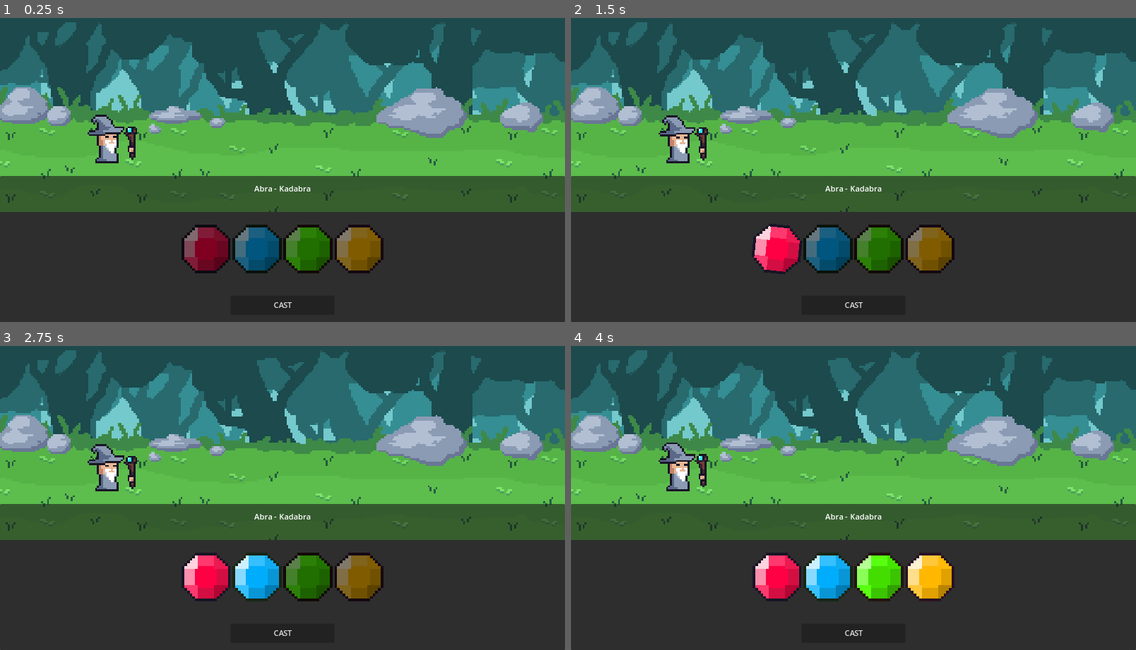
Above: before the commit, frames 1-4 (two rows, left to right).
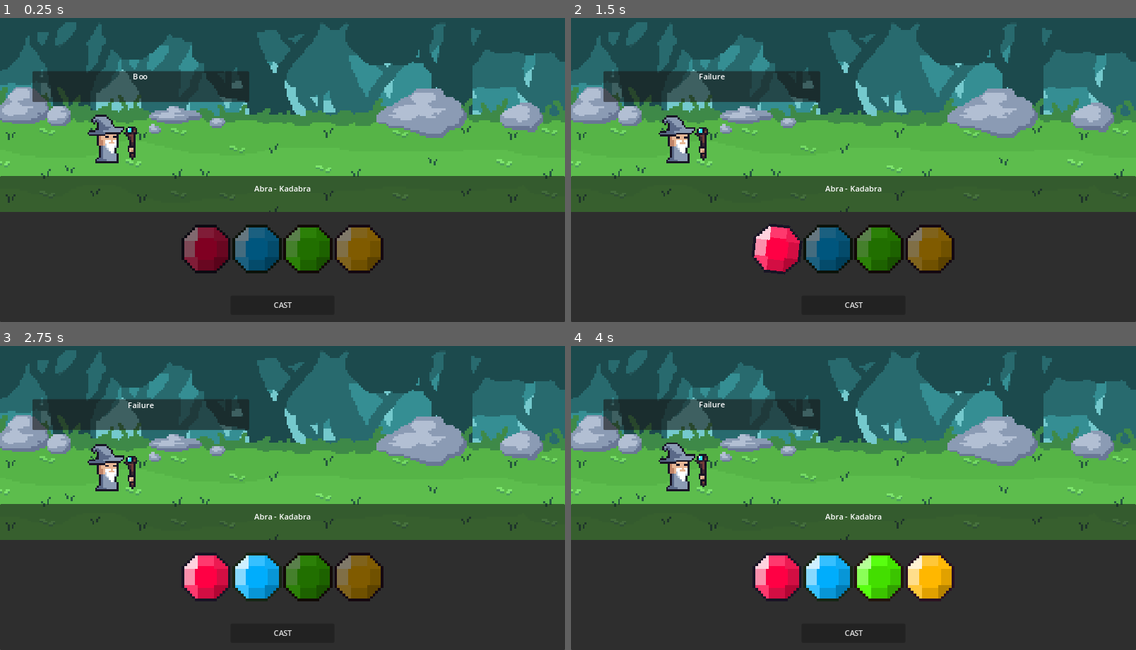
Above: after the commit, the same moments.

Repository: scorpion2000/PirateGameJam-2025
Game: Godot game, scene res://Main/spell_test.tscn
Two runs of this game, one before a commit and one after it. Both use one fixed random seed, a clock stepped at 60 frames per second and the inputs below. The project has no main scene, so this scene is started directly.
Inputs (mouse positions are in pixels of both pictures, inside the frame that each line leads up to):
- Up to frame 1 (0.25 s): no input
- Up to frame 2 (1.5 s): click "CAST" at 0.5 s; click (774, 249) at 1.25 s
- Up to frame 3 (2.75 s): click (254, 577) at 2 s
- Up to frame 4 (4 s): click (881, 577) at 2.75 s; click (932, 577) at 3.5 s

The runs differ from the first frame. In frame 1, 3.9% of the frame differs, in the area x 5-45%, y 17-28%; in frame 2, 3.9%; in frame 3, 3.9%; in frame 4, 3.9%.

Commit message:
Casting spells

Diff:
--- a/Entities/Wizard/wizard.tscn
+++ b/Entities/Wizard/wizard.tscn
@@ -118,85 +118,20 @@
 "values": [0.0]
 }
 
-[sub_resource type="Animation" id="Animation_bu675"]
-resource_name = "spell_start"
-length = 0.7
-tracks/0/type = "value"
-tracks/0/imported = false
-tracks/0/enabled = true
-tracks/0/path = NodePath("Wand:rotation")
-tracks/0/interp = 2
-tracks/0/loop_wrap = true
-tracks/0/keys = {
-"times": PackedFloat32Array(0, 0.166667, 0.7),
-"transitions": PackedFloat32Array(1, 1, 1),
-"update": 0,
-"values": [0.0, 0.0, 0.82694]
-}
-tracks/1/type = "value"
-tracks/1/imported = false
-tracks/1/enabled = true
-tracks/1/path = NodePath("Wand:position")
-tracks/1/interp = 2
-tracks/1/loop_wrap = true
-tracks/1/keys = {
-"times": PackedFloat32Array(0, 0.166667, 0.466667),
-"transitions": PackedFloat32Array(1, 1, 1),
-"update": 0,
-"values": [Vector2(13, -7), Vector2(13, -10), Vector2(15, -7)]
-}
-tracks/2/type = "value"
-tracks/2/imported = false
-tracks/2/enabled = true
-tracks/2/path = NodePath("Body:scale")
-tracks/2/interp = 2
-tracks/2/loop_wrap = true
-tracks/2/keys = {
-"times": PackedFloat32Array(0, 0.166667, 0.7),
-"transitions": PackedFloat32Array(1, 1, 1),
-"update": 0,
-"values": [Vector2(1.05, 0.95), Vector2(0.95, 1.05), Vector2(1, 1)]
-}
-tracks/3/type = "value"
-tracks/3/imported = false
-tracks/3/enabled = true
-tracks/3/path = NodePath("Body:position")
-tracks/3/interp = 1
-tracks/3/loop_wrap = true
-tracks/3/keys = {
-"times": PackedFloat32Array(0.166667),
-"transitions": PackedFloat32Array(1),
-"update": 0,
-"values": [Vector2(0, 0)]
-}
-tracks/4/type = "value"
-tracks/4/imported = false
-tracks/4/enabled = true
-tracks/4/path = NodePath("Body:rotation")
-tracks/4/interp = 1
-tracks/4/loop_wrap = true
-tracks/4/keys = {
-"times": PackedFloat32Array(0.166667),
-"transitions": PackedFloat32Array(1),
-"update": 0,
-"values": [0.0]
-}
-
-[sub_resource type="Animation" id="Animation_co1dw"]
+[sub_resource type="Animation" id="Animation_i6y6l"]
 resource_name = "spell_start"
 length = 2.0
-loop_mode = 1
 tracks/0/type = "value"
 tracks/0/imported = false
 tracks/0/enabled = true
 tracks/0/path = NodePath("Wand:rotation")
-tracks/0/interp = 2
-tracks/0/loop_wrap = true
-tracks/0/keys = {
-"times": PackedFloat32Array(0),
-"transitions": PackedFloat32Array(1),
-"update": 0,
-"values": [0.82694]
+tracks/0/interp = 1
+tracks/0/loop_wrap = true
+tracks/0/keys = {
+"times": PackedFloat32Array(0, 0.2, 2),
+"transitions": PackedFloat32Array(0.5, 0.5, 1),
+"update": 0,
+"values": [0.82694, -0.436332, 0.0]
 }
 tracks/1/type = "value"
 tracks/1/imported = false
@@ -205,10 +140,10 @@
 tracks/1/interp = 2
 tracks/1/loop_wrap = true
 tracks/1/keys = {
-"times": PackedFloat32Array(0, 1, 2),
-"transitions": PackedFloat32Array(1, 1, 1),
-"update": 0,
-"values": [Vector2(15, -7), Vector2(15, -6.5), Vector2(15, -7)]
+"times": PackedFloat32Array(0, 0.2, 1, 2),
+"transitions": PackedFloat32Array(1, 1, 1, 1),
+"update": 0,
+"values": [Vector2(15, -7), Vector2(15, -9), Vector2(15, -6.5), Vector2(13, -7)]
 }
 tracks/2/type = "value"
 tracks/2/imported = false
@@ -246,21 +181,98 @@
 "update": 0,
 "values": []
 }
-
-[sub_resource type="Animation" id="Animation_i6y6l"]
+tracks/5/type = "value"
+tracks/5/imported = false
+tracks/5/enabled = true
+tracks/5/path = NodePath("Body:skew")
+tracks/5/interp = 2
+tracks/5/loop_wrap = true
+tracks/5/keys = {
+"times": PackedFloat32Array(0, 0.2, 2),
+"transitions": PackedFloat32Array(1, 1, 1),
+"update": 0,
+"values": [0.0, -0.0349066, 0.0]
+}
+
+[sub_resource type="Animation" id="Animation_bu675"]
+resource_name = "spell_start"
+length = 0.7
+tracks/0/type = "value"
+tracks/0/imported = false
+tracks/0/enabled = true
+tracks/0/path = NodePath("Wand:rotation")
+tracks/0/interp = 2
+tracks/0/loop_wrap = true
+tracks/0/keys = {
+"times": PackedFloat32Array(0, 0.166667, 0.7),
+"transitions": PackedFloat32Array(1, 1, 1),
+"update": 0,
+"values": [0.0, 0.0, 0.82694]
+}
+tracks/1/type = "value"
+tracks/1/imported = false
+tracks/1/enabled = true
+tracks/1/path = NodePath("Wand:position")
+tracks/1/interp = 2
+tracks/1/loop_wrap = true
+tracks/1/keys = {
+"times": PackedFloat32Array(0, 0.166667, 0.466667),
+"transitions": PackedFloat32Array(1, 1, 1),
+"update": 0,
+"values": [Vector2(13, -7), Vector2(13, -10), Vector2(15, -7)]
+}
+tracks/2/type = "value"
+tracks/2/imported = false
+tracks/2/enabled = true
+tracks/2/path = NodePath("Body:scale")
+tracks/2/interp = 2
+tracks/2/loop_wrap = true
+tracks/2/keys = {
+"times": PackedFloat32Array(0, 0.166667, 0.7),
+"transitions": PackedFloat32Array(1, 1, 1),
+"update": 0,
+"values": [Vector2(1.05, 0.95), Vector2(0.95, 1.05), Vector2(1, 1)]
+}
+tracks/3/type = "value"
+tracks/3/imported = false
+tracks/3/enabled = true
+tracks/3/path = NodePath("Body:position")
+tracks/3/interp = 1
+tracks/3/loop_wrap = true
+tracks/3/keys = {
+"times": PackedFloat32Array(0.166667),
+"transitions": PackedFloat32Array(1),
+"update": 0,
+"values": [Vector2(0, 0)]
+}
+tracks/4/type = "value"
+tracks/4/imported = false
+tracks/4/enabled = true
+tracks/4/path = NodePath("Body:rotation")
+tracks/4/interp = 1
+tracks/4/loop_wrap = true
+tracks/4/keys = {
+"times": PackedFloat32Array(0.166667),
+"transitions": PackedFloat32Array(1),
+"update": 0,
+"values": [0.0]
+}
+
+[sub_resource type="Animation" id="Animation_co1dw"]
 resource_name = "spell_start"
 length = 2.0
+loop_mode = 1
 tracks/0/type = "value"
 tracks/0/imported = false
 tracks/0/enabled = true
 tracks/0/path = NodePath("Wand:rotation")
-tracks/0/interp = 1
-tracks/0/loop_wrap = true
-tracks/0/keys = {
-"times": PackedFloat32Array(0, 0.2, 2),
-"transitions": PackedFloat32Array(0.5, 0.5, 1),
-"update": 0,
-"values": [0.82694, -0.436332, 0.0]
+tracks/0/interp = 2
+tracks/0/loop_wrap = true
+tracks/0/keys = {
+"times": PackedFloat32Array(0),
+"transitions": PackedFloat32Array(1),
+"update": 0,
+"values": [0.82694]
 }
 tracks/1/type = "value"
 tracks/1/imported = false
@@ -269,10 +281,10 @@
 tracks/1/interp = 2
 tracks/1/loop_wrap = true
 tracks/1/keys = {
-"times": PackedFloat32Array(0, 0.2, 1, 2),
-"transitions": PackedFloat32Array(1, 1, 1, 1),
-"update": 0,
-"values": [Vector2(15, -7), Vector2(15, -9), Vector2(15, -6.5), Vector2(13, -7)]
+"times": PackedFloat32Array(0, 1, 2),
+"transitions": PackedFloat32Array(1, 1, 1),
+"update": 0,
+"values": [Vector2(15, -7), Vector2(15, -6.5), Vector2(15, -7)]
 }
 tracks/2/type = "value"
 tracks/2/imported = false
@@ -310,18 +322,6 @@
 "update": 0,
 "values": []
 }
-tracks/5/type = "value"
-tracks/5/imported = false
-tracks/5/enabled = true
-tracks/5/path = NodePath("Body:skew")
-tracks/5/interp = 2
-tracks/5/loop_wrap = true
-tracks/5/keys = {
-"times": PackedFloat32Array(0, 0.2, 2),
-"transitions": PackedFloat32Array(1, 1, 1),
-"update": 0,
-"values": [0.0, -0.0349066, 0.0]
-}
 
 [sub_resource type="AnimationLibrary" id="AnimationLibrary_7j4mc"]
 _data = {
--- /dev/null
+++ b/Entities/Wizard/wizard_speech_panel.gd
@@ -0,0 +1,19 @@
+extends PanelContainer
+
+class_name WizardSpeechPanel
+
+var text: String = ""
+
+@onready var speech: RichTextLabel = $Speech
+
+func _ready() -> void:
+	pass
+
+
+func set_speech(message: String):
+	text = ""
+
+	for i in message:
+		text += i
+		await get_tree().create_timer(0.05).timeout
+		speech.text = "[center][wave amp=10.0 freq=2.0 connected=1]%s[/wave][/center]" % text
--- a/Global/player_data.gd
+++ b/Global/player_data.gd
@@ -29,7 +29,7 @@
 
 
 func generate_spell():
-	var current_spells: Array[Spell] = spells
+	var current_spells: Array[Spell] = spells.duplicate()
 	var selected_spells: Array[Spell]
 	var max_size = spell_size
 
--- a/Main/spell_test.tscn
+++ b/Main/spell_test.tscn
@@ -10,6 +10,7 @@
 [ext_resource type="Texture2D" uid="uid://bbep5mcf7b8g8" path="res://UI/SpellCastingUI/green_gem.tres" id="4_ed341"]
 [ext_resource type="Texture2D" uid="uid://b0l35m8anfghp" path="res://UI/SpellCastingUI/yellow_gem.tres" id="5_alpjs"]
 [ext_resource type="PackedScene" uid="uid://cicwwp7spnimn" path="res://Entities/Wizard/wizard.tscn" id="8_nlg1d"]
+[ext_resource type="Script" path="res://Entities/Wizard/wizard_speech_panel.gd" id="10_pfvie"]
 
 [node name="SpellTest" type="Node2D"]
 script = ExtResource("1_cwvrp")
@@ -30,6 +31,10 @@
 texture = ExtResource("2_l3aid")
 region_enabled = true
 region_rect = Rect2(0, 64, 288, 64)
+
+[node name="Wizard" parent="." instance=ExtResource("8_nlg1d")]
+unique_name_in_owner = true
+position = Vector2(-90, 0)
 
 [node name="CanvasLayer" type="CanvasLayer" parent="."]
 
@@ -100,6 +105,7 @@
 size_flags_horizontal = 6
 size_flags_vertical = 4
 icon = ExtResource("3_vnb7f")
+spell_color = 1
 
 [node name="Green" parent="CanvasLayer/SpellPanel/HBoxContainer" instance=ExtResource("2_osnqv")]
 custom_minimum_size = Vector2(100, 100)
@@ -107,6 +113,7 @@
 size_flags_horizontal = 6
 size_flags_vertical = 4
 icon = ExtResource("4_ed341")
+spell_color = 2
 
 [node name="Yellow" parent="CanvasLayer/SpellPanel/HBoxContainer" instance=ExtResource("2_osnqv")]
 custom_minimum_size = Vector2(100, 100)
@@ -114,6 +121,19 @@
 size_flags_horizontal = 6
 size_flags_vertical = 4
 icon = ExtResource("5_alpjs")
+spell_color = 3
 
-[node name="Wizard" parent="." instance=ExtResource("8_nlg1d")]
-position = Vector2(-90, 0)
+[node name="WizardSpeechPanel" type="PanelContainer" parent="CanvasLayer/SpellPanel"]
+layout_mode = 0
+offset_left = 66.0
+offset_top = -214.0
+offset_right = 508.0
+offset_bottom = -151.0
+script = ExtResource("10_pfvie")
+
+[node name="Speech" type="RichTextLabel" parent="CanvasLayer/SpellPanel/WizardSpeechPanel"]
+layout_mode = 2
+bbcode_enabled = true
+text = "[center][wave amp=5.0 freq=0.5 connected=0]{text}[/wave][/center]"
+
+[connection signal="button_down" from="CanvasLayer/SpellPanel/CastButton" to="CanvasLayer/SpellPanel" method="_on_cast_button_down"]
--- a/Scripts/Spells/spell_manager.gd
+++ b/Scripts/Spells/spell_manager.gd
@@ -1,7 +1,45 @@
 extends Control
+
+class_name SpellManager
+
+# Holds the player's answer
+var current_result: Array[bool] = [false, false, false, false]
+
+# Holds correct result
+var current_spell: Array[Spell]
 
 func _ready() -> void:
 	await get_tree().process_frame
 
-func generate_spell():
+	$HBoxContainer/Red.button_toggled.connect(update_result)
+	$HBoxContainer/Blue.button_toggled.connect(update_result)
+	$HBoxContainer/Green.button_toggled.connect(update_result)
+	$HBoxContainer/Yellow.button_toggled.connect(update_result)
+
+	start_spell()
+
+
+func update_result(spell_color: GlobalSpells.SpellColor, value):
+	current_result[spell_color] = value
+	print(current_result)
+
+
+func start_spell():
+	current_spell = PlayerData.generate_spell()
+	speak(GlobalSpells.spell_to_string(current_spell))
+
+
+func cast_spell():
 	pass
+
+
+func _on_cast_button_down() -> void:
+	if current_result == GlobalSpells.get_expected_result(current_spell):
+		speak("Success")
+	else:
+		speak("Failure")
+
+
+
+func speak(text: String):
+	$WizardSpeechPanel.set_speech(text)
--- a/Scripts/Spells/spells.gd
+++ b/Scripts/Spells/spells.gd
@@ -63,3 +63,15 @@
 			result = !result
 
 	return result
+
+
+func spell_to_string(input: Array[Spell]):
+	var text = ""
+
+	for i in input.size():
+
+		text += input[i].word
+		if i != input.size() - 1:
+			text += "-"
+
+	return text
Not shown: 1 places in Main/spell_test.tscn that only renumber resources
